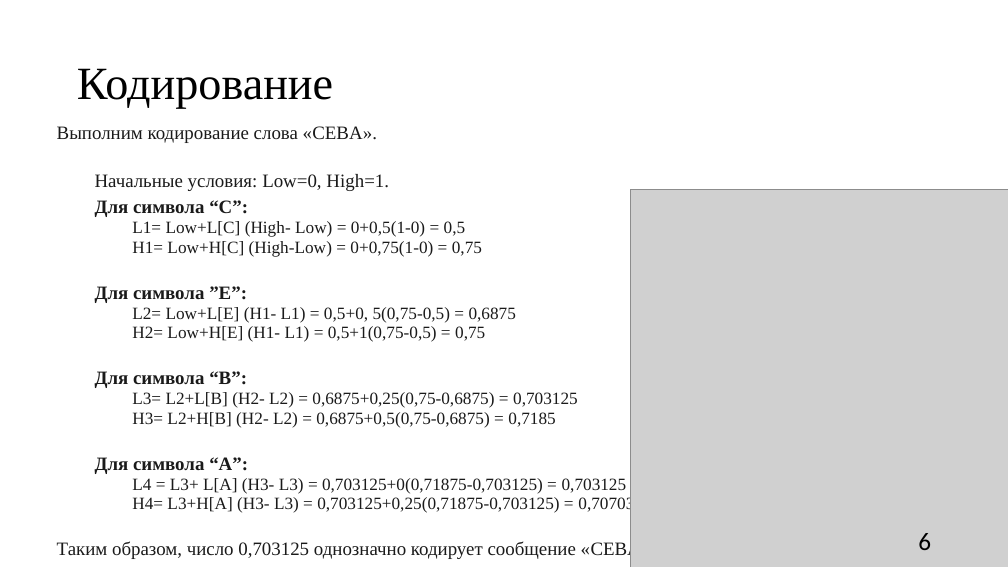
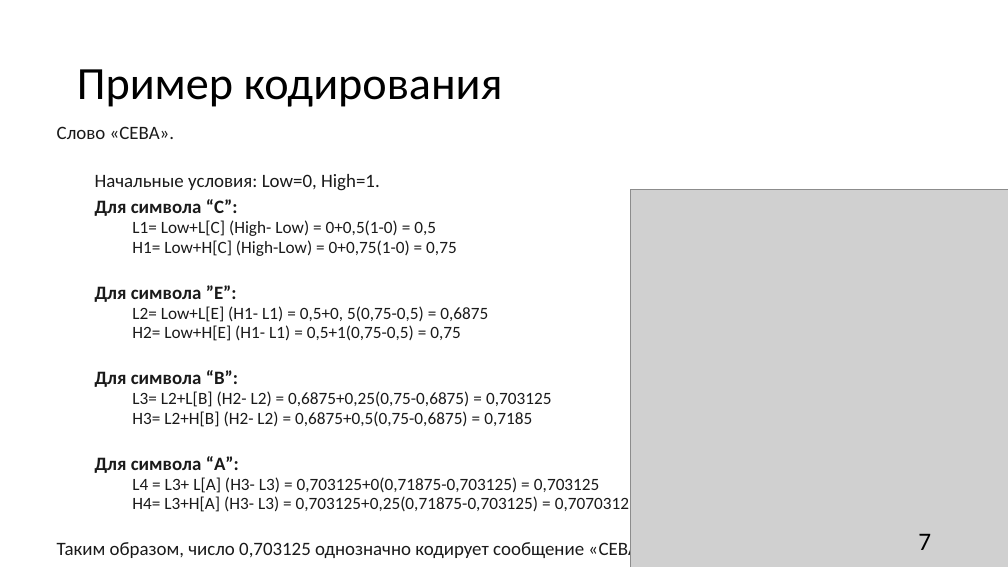
Before and after one commit to bezzzna/Algoritm, a slide deck: slide 7 of Arithmetic coding.pptx (slide 6 before the commit). Drawn at 1008x567 pixels with LibreOffice and Linux fonts; fonts in the diff are those of the drawing; grey boxes stand for pictures. Boxes give left, top, right and bottom in pixels: in the first picture for what was removed or moved away, otherwise in the second. Text is boxed around its words. In the diff, an @@ line names an element or a change of style, - is before the commit and + after.

```diff
--- a/Arithmetic coding.pptx
+++ b/Arithmetic coding.pptx
@@ title at (77,69,503,107): text changed; font Times New Roman to Calibri @@
-Кодирование
+Пример кодирования
@@ text at (57,126,174,139): text changed; font Times New Roman to Calibri @@
-Выполним кодирование слова «CEBA».
+Слово «CEBA».
@@ text at (57,174,653,561): font Times New Roman to Calibri @@
@@ page number at (918,534,931,550): text changed @@
-6
+7
```
Also in this commit, not shown: 6 other slides changed, 5 slides added, 4 slides removed.
